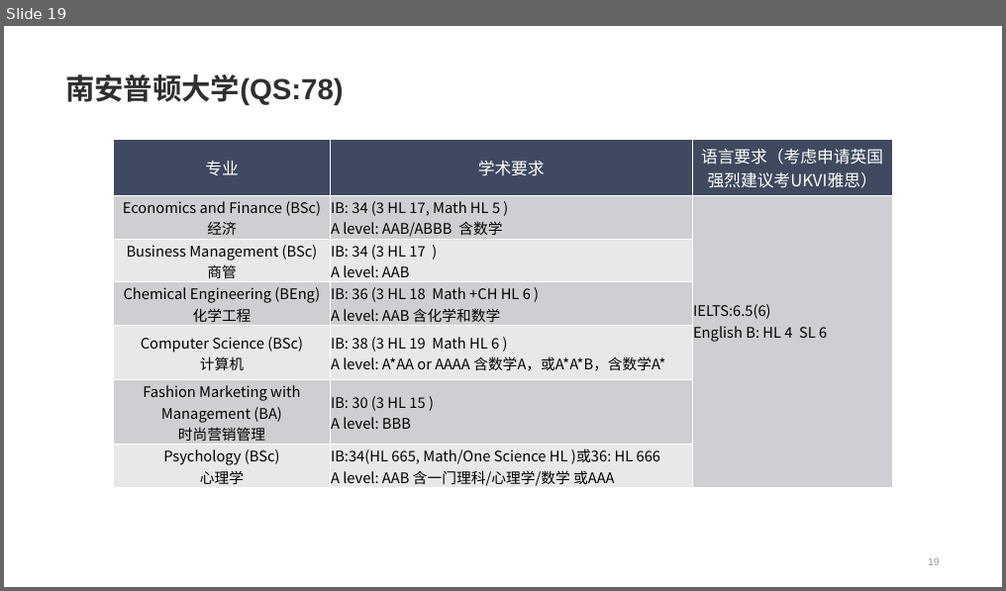
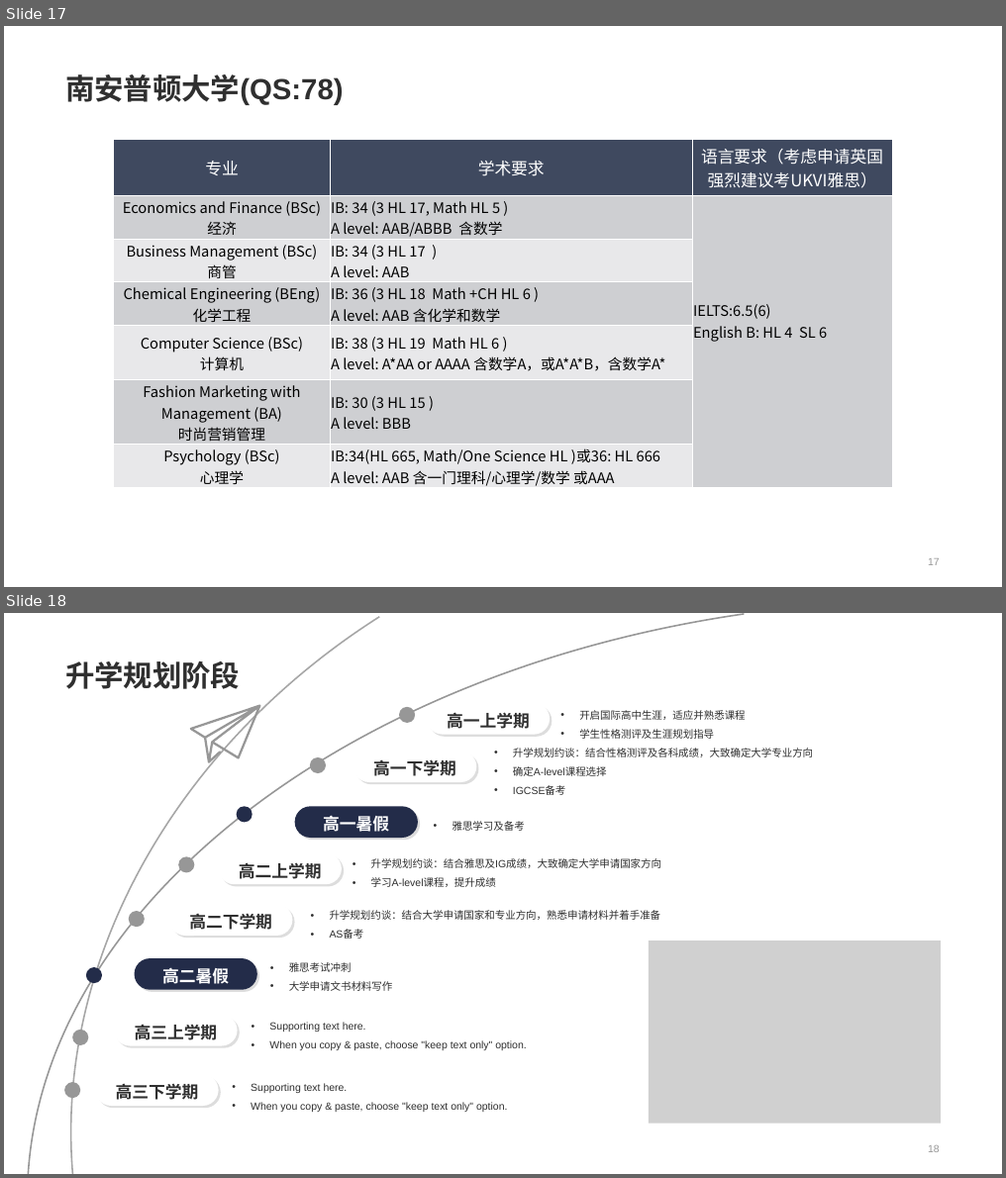
Before and after one commit to zpygithub/python-test, a slide deck: 2.pptx. Shown one above the other, each under a label of ours: slide 19 before the commit, slides 17 and 18 after it. The pictures are 1006x591 and 1006x1178 pixels, drawn with LibreOffice and Linux fonts; fonts in the diff are those of the drawing; grey boxes stand for pictures. Boxes give left, top, right and bottom in pixels: in the first picture for what was removed or moved away, otherwise in the second. Text is boxed around its words. In the diff, an @@ line names an element or a change of style, - is before the commit and + after.

```diff
--- a/2.pptx
+++ b/2.pptx
@@ slide 18 added at (4,613,1002,1174), background #FFFFFF @@
@@ title added at (65,662,240,689), 28 pt, text #2F2F2F, bold @@
+升学规划阶段
@@ group added at (28,614,832,1174): 5 ellipses, 5 rounded rectangles, 3 freeform shapes, 2 snip same rects @@
+高三下学期
+高二暑假
+高二下学期
+高二上学期
+高一下学期
+• 开启国际高中生涯，适应并熟悉课程
+• 学生性格测评及生涯规划指导
+• 升学规划约谈：结合性格测评及各科成绩，大致确定大学专业方向
+• 确定A-level课程选择
+• IGCSE备考
@@ rounded rectangle added at (427,703,549,735), fill #FFFFFF, 16 pt, text #2F2F2F, bold @@
+高一上学期
@@ ellipse added at (310,758,326,773), fill #979797 @@
@@ ellipse added at (236,806,252,822), fill #232C49 @@
@@ rounded rectangle added at (294,806,417,838), fill #232C49, 16 pt, text #FFFFFF, bold @@
+高一暑假
@@ snip same rect added at (426,810,745,861), 10 pt, text #2F2F2F @@
+• 雅思学习及备考
@@ snip same rect added at (346,848,684,898), 10 pt, text #2F2F2F @@
+• 升学规划约谈：结合雅思及IG成绩，大致确定大学申请国家方向
+• 学习A-level课程，提升成绩
@@ snip same rect added at (303,899,725,950), 10 pt, text #2F2F2F @@
+• 升学规划约谈：结合大学申请国家和专业方向，熟悉申请材料并着手准备
+• AS备考
@@ snip same rect added at (263,952,684,1001), 10 pt, text #2F2F2F @@
+• 雅思考试冲刺
+• 大学申请文书材料写作
@@ picture added at (648,941,941,1124) @@
@@ rounded rectangle added at (114,1015,237,1047), fill #FFFFFF, 16 pt, text #2F2F2F, bold @@
+高三上学期
@@ snip same rect added at (244,1011,561,1060), 10 pt, text #2F2F2F @@
+• Supporting text here.
+• When you copy & paste, choose "keep text only" option.
@@ ellipse added at (73,1030,88,1046), fill #979797 @@
@@ snip same rect added at (225,1071,543,1121), 10 pt, text #2F2F2F @@
+• Supporting text here.
+• When you copy & paste, choose "keep text only" option.
@@ page number added at (928,1146,940,1153), 10 pt, text #979797 @@
+18
@@ what was slide 19 is now slide 17 @@
@@ page number at (928,559,940,566): text changed @@
-19
+17
```
Also in this commit, not shown: 7 slides changed, 3 other slides added, 4 slides removed.
